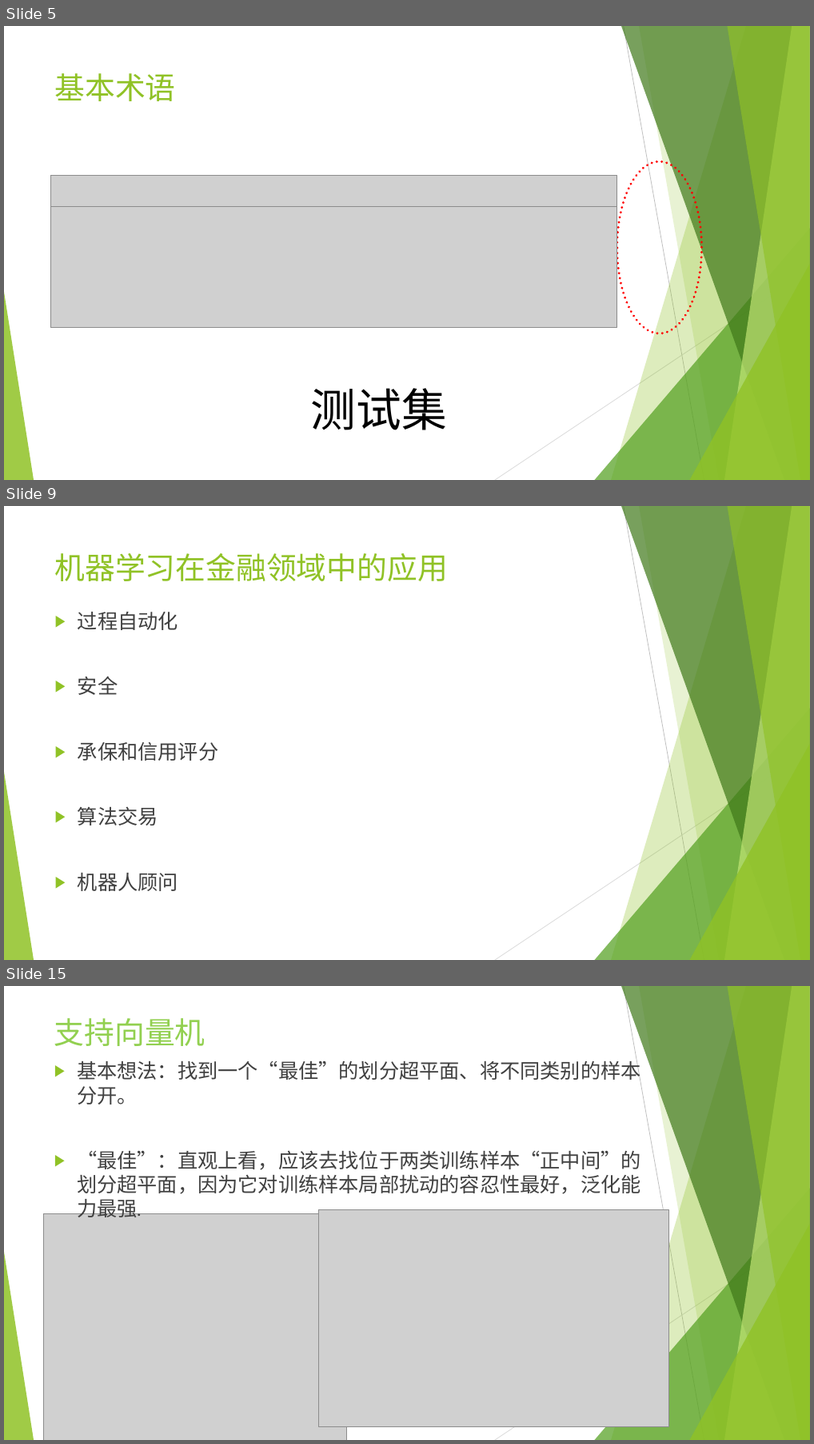
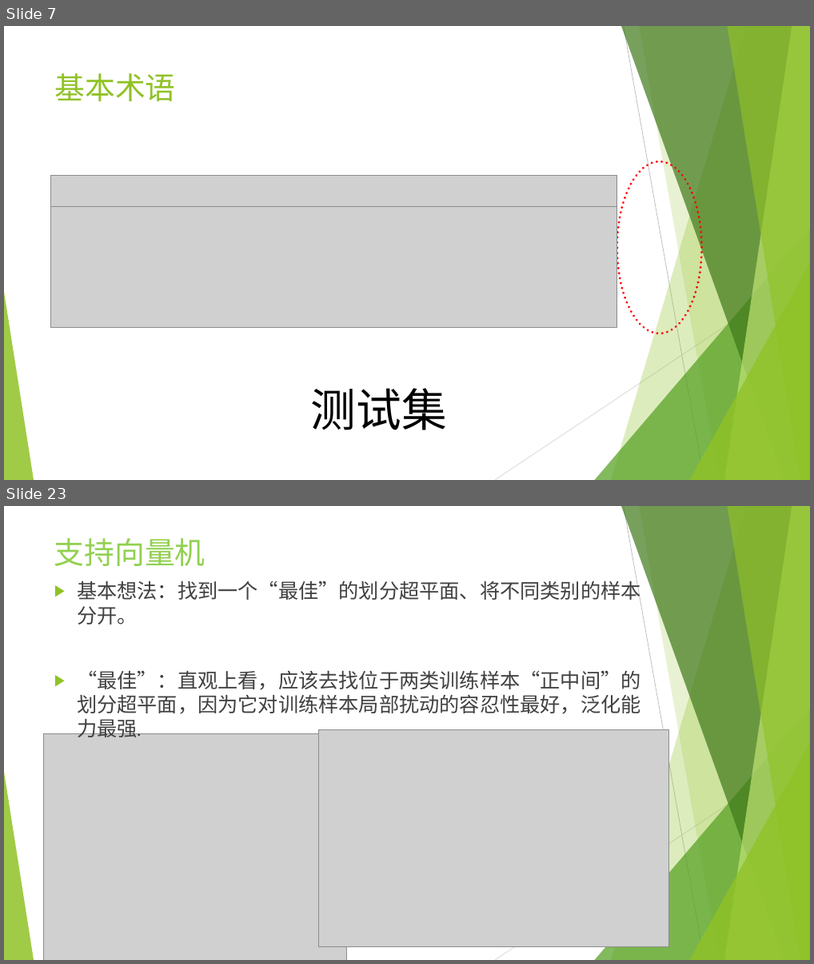
Before and after one commit to icsnju/I2EC, a slide deck: Finance/机器学习在金融行业的应用.pptx. Shown one above the other, each under a label of ours: slides 5, 9 and 15 before the commit, slides 7 and 23 after it; the slides between them are not shown. The pictures are 814x1444 and 814x964 pixels, drawn with LibreOffice and Linux fonts; fonts in the diff are those of the drawing; grey boxes stand for pictures. Boxes give left, top, right and bottom in pixels: in the first picture for what was removed or moved away, otherwise in the second. Text is boxed around its words. In the diff, an @@ line names an element or a change of style, - is before the commit and + after.

```diff
--- a/Finance/机器学习在金融行业的应用.pptx
+++ b/Finance/机器学习在金融行业的应用.pptx
@@ slide 9 removed at (4, 506, 810, 960), background #FFFFFF; not listed: 10 template elements that a slide beside it also shows @@
@@ title removed at (55, 553, 448, 581) @@
-机器学习在金融领域中的应用
@@ text removed at (78, 612, 218, 891) @@
-▶ 过程自动化
-▶ 安全
-▶ 承保和信用评分
-▶ 算法交易
-▶ 机器人顾问
@@ what was slide 5 is now slide 7 @@
@@ what was slide 15 is now slide 23 @@
```
Also in this commit, not shown: 3 slides changed, 15 slides added, 8 other slides removed.
